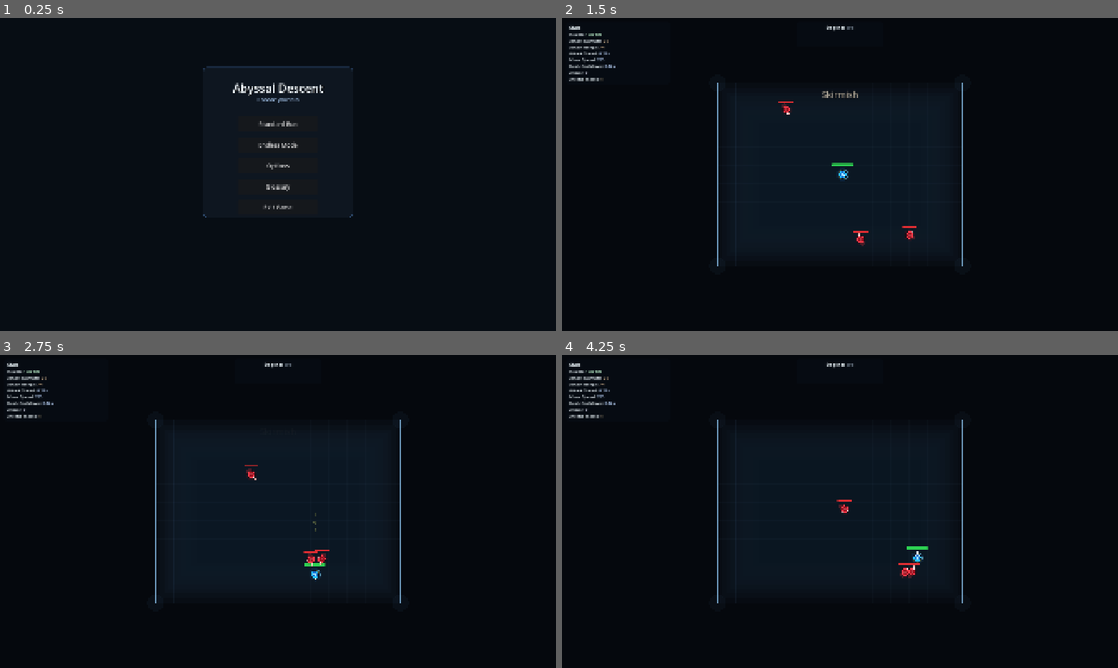
Above: before the commit, frames 1-4 (two rows, left to right).
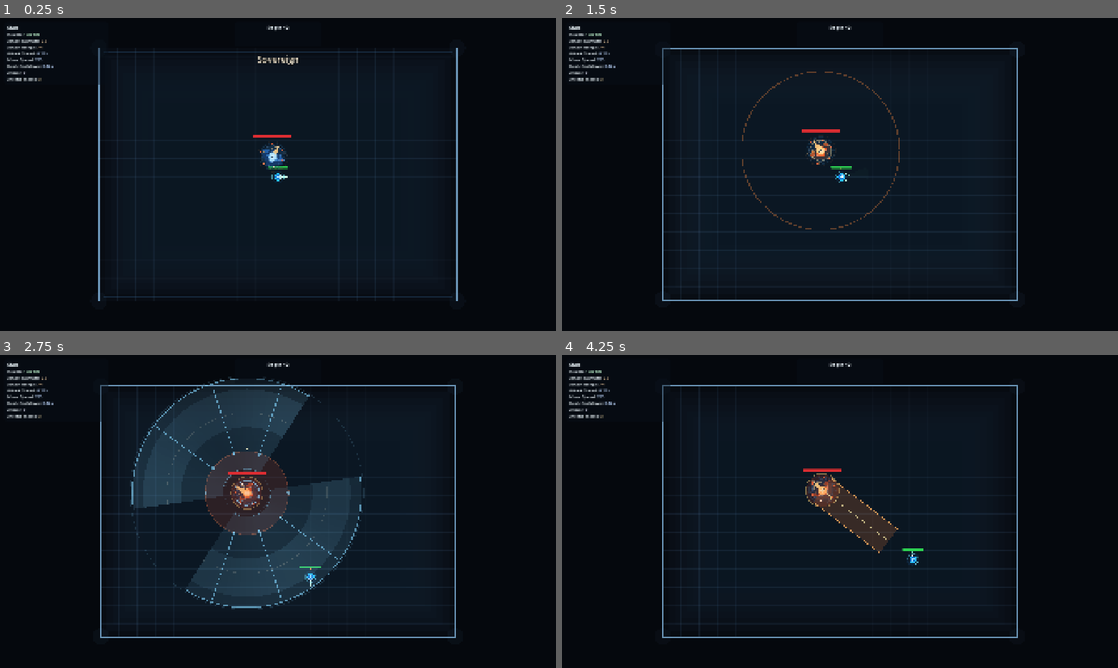
Above: after the commit, the same moments.

Repository: Excellund/AbyssalDescent
Game: Godot game, scene res://scenes/Menu.tscn
Same seed, same stepped clock (60 frames per second), same inputs: the game is played once before the commit and once after it. Sound files missing from this copy of the repository are replaced by a short silence.
Inputs (mouse positions are in pixels of both pictures, inside the frame that each line leads up to):
- Up to frame 1 (0.25 s): no input
- Up to frame 2 (1.5 s): click (840, 146) at 0.5 s, where only the run before the commit has a clickable "Endless Mode"; move the mouse to (962, 158) at 1.27 s; hold D (move_right) from 1.28 s (still down); click (962, 158) at 1.35 s
- Up to frame 3 (2.75 s): move the mouse to (166, 527) at 2.02 s; release D (move_right) at 2.03 s; hold S (move_down) from 2.03 s (still down); tap Space (dash) at 2.1 s
- Up to frame 4 (4.25 s): move the mouse to (895, 442) at 2.77 s; release S (move_down) at 2.78 s; hold D (move_right) 2.78-3.53 s; tap E (interact) at 2.85 s; move the mouse to (812, 574) at 3.52 s; hold W (move_up) from 3.53 s (still down); click (812, 574) at 3.6 s

The runs differ from the first frame. In frame 1, 4.7% of the frame differs, in the area x 1-83%, y 2-91%; in frame 2, 4.4%; in frame 3, 19%, in the area x 6-82%, y 2-91%; in frame 4, 5.1%.

Commit message:
Tune boss attacks and add debug start options

Diff:
--- a/scenes/Main.tscn
+++ b/scenes/Main.tscn
@@ -10,6 +10,8 @@
 normal_room_music = ExtResource("2_rarhs")
 boss_room_music = ExtResource("3_vcsgt")
 music_volume_db = -50.0
-debug_start_power_ids = PackedStringArray("reaper_step", "phantom_step")
+debug_apply_test_powers_on_start = true
+debug_start_power_ids = PackedStringArray("razor_wind", "rupture_wave", "execution_edge")
+debug_start_encounter = 11
 
 [node name="Player" parent="." unique_id=1831438957 instance=ExtResource("1_elqb8")]
--- a/scripts/enemy_boss_2.gd
+++ b/scripts/enemy_boss_2.gd
@@ -22,7 +22,7 @@
 
 @export var prism_windup: float = 0.95
 @export var prism_radius: float = 300.0
-@export var prism_inner_radius: float = 92.0
+@export var prism_inner_radius: float = 120.0
 @export var prism_spoke_count: int = 5
 @export var prism_spoke_half_angle_degrees: float = 13.0
 @export var prism_damage: int = 46
@@ -48,7 +48,7 @@
 @export var orb_rotation_speed: float = 1.1
 @export var orbital_lance_windup: float = 0.88
 @export var orbital_lance_length: float = 320.0
-@export var orbital_lance_width: float = 24.0
+@export var orbital_lance_width: float = 36.0
 @export var orbital_lance_damage: int = 44
 
 @export var polar_shift_windup: float = 0.92
@@ -591,6 +591,8 @@
 	var to_target := target.global_position - global_position
 	if to_target.length() > polar_shift_radius:
 		return
+	if not _polar_shift_is_pull and not _is_polar_shift_in_safe_lane(to_target.angle()):
+		DAMAGEABLE.apply_damage(target, 30)
 	if target is CharacterBody2D:
 		var target_body := target as CharacterBody2D
 		var dir := (global_position - target_body.global_position)
@@ -686,7 +688,7 @@
 	if positions.is_empty():
 		return
 	var start_index := randi() % 2
-	for step in range(3):
+	for step in range(4):
 		var orb_index := (start_index + step * 2) % positions.size()
 		_orbital_lance_indices.append(orb_index)
 		_orbital_lance_positions.append(positions[orb_index])
